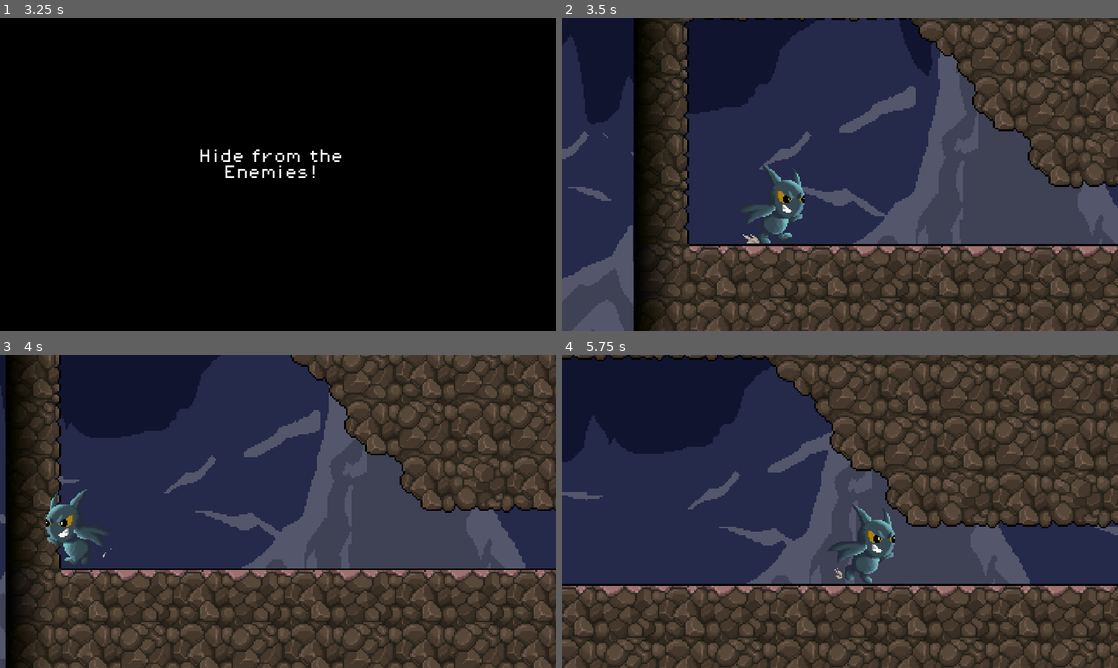
Above: before the commit, frames 1-4 (two rows, left to right).
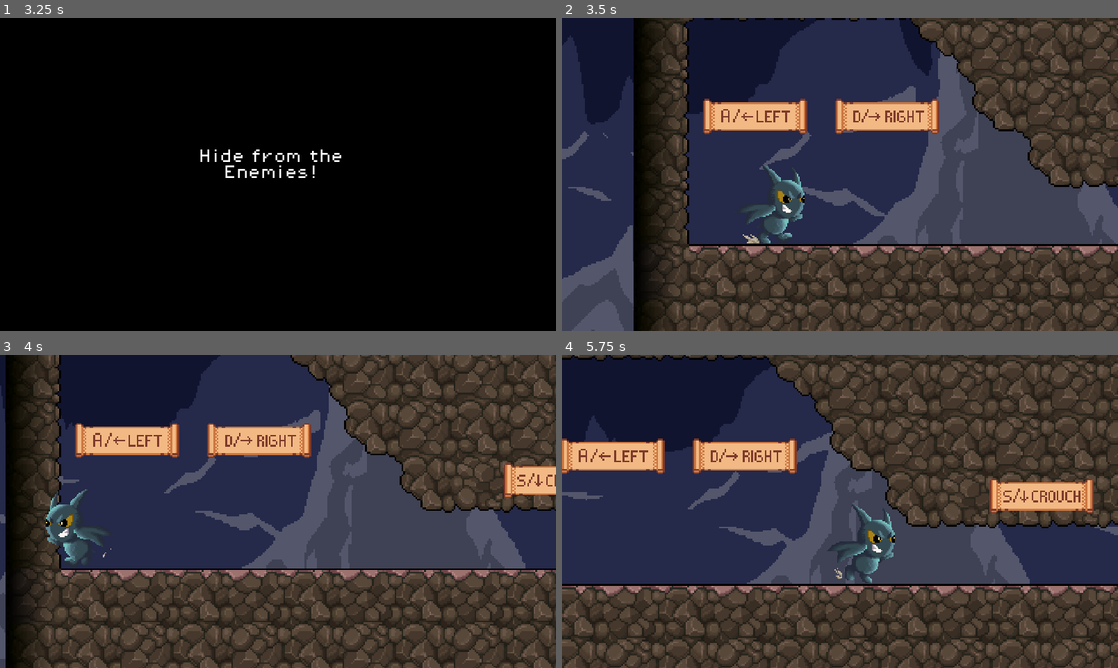
Above: after the commit, the same moments.

Repository: jordanlevy96/Bad-Bat
Game: Godot game, scene res://scenes/title.tscn
Same seed, same stepped clock (60 frames per second), same inputs: the game is played once before the commit and once after it.
Inputs:
- Up to frame 1 (3.25 s): click "Start" at 0.5 s; click "Tutorial" at 1.25 s; tap Enter (start) at 2, 2.75, 2.85 s; hold D (right) from 2.03 s (still down); tap S (crouch) at 2.1 s; tap Space (jump) at 2.27, 3.02 s
- Up to frame 2 (3.5 s): keep holding D (right)
- Up to frame 3 (4 s): release D (right) at 3.53 s; hold A (left) from 3.53 s (still down); tap S (crouch) at 3.6 s
- Up to frame 4 (5.75 s): release A (left) at 4.28 s; hold D (right) from 4.28 s (still down); tap Enter (start) at 4.35 s; tap Space (jump) at 4.52, 5.27 s; tap S (crouch) at 5.1 s

Frame 1 is identical in both runs. In frame 2, 3.5% of the frame differs, in the area x 25-68%, y 25-38%; in frame 3, 4.4%; in frame 4, 5.3%, in the area x 0-96%, y 26-51%.

Commit message:
fix references to ui elements

Diff:
--- a/scenes/levels/tutorial.tscn
+++ b/scenes/levels/tutorial.tscn
@@ -1,20 +1,20 @@
 [gd_scene load_steps=21 format=3 uid="uid://b4jtn0xpepcwl"]
 
-[ext_resource type="Texture2D" uid="uid://dd14j7isrec2j" path="res://assets/sprites/world/Cave.png" id="2_eiqnn"]
-[ext_resource type="Texture2D" uid="uid://bd6x5wea4mted" path="res://assets/sprites/world/ParallaxCave4.png" id="3_2xjku"]
-[ext_resource type="Texture2D" uid="uid://bui6jr1jt0gb2" path="res://assets/sprites/world/ParallaxCave3.png" id="4_8gxl3"]
-[ext_resource type="Texture2D" uid="uid://bc8wdq34mq4ky" path="res://assets/sprites/world/ParallaxCave2.png" id="5_ubhjv"]
-[ext_resource type="Texture2D" uid="uid://ivmxnd4rt27q" path="res://assets/sprites/world/ParallaxCave1.png" id="6_7twej"]
+[ext_resource type="Texture2D" uid="uid://ba36cxbr0ji3u" path="res://assets/sprites/world/Cave.png" id="2_eiqnn"]
+[ext_resource type="Texture2D" uid="uid://djhbnpjt7prvw" path="res://assets/sprites/world/ParallaxCave4.png" id="3_2xjku"]
+[ext_resource type="Texture2D" uid="uid://bajyuufi3a0mx" path="res://assets/sprites/world/ParallaxCave3.png" id="4_8gxl3"]
+[ext_resource type="Texture2D" uid="uid://cpd7wx1r2lsub" path="res://assets/sprites/world/ParallaxCave2.png" id="5_ubhjv"]
+[ext_resource type="Texture2D" uid="uid://o70f0dsv1bcd" path="res://assets/sprites/world/ParallaxCave1.png" id="6_7twej"]
 [ext_resource type="PackedScene" uid="uid://c27pi5gnak42v" path="res://scenes/player.tscn" id="7_tvd6w"]
 [ext_resource type="PackedScene" uid="uid://d05a8jpdpfe0" path="res://scenes/platform_01.tscn" id="8_3ykvn"]
 [ext_resource type="PackedScene" uid="uid://b4ilb3crh634j" path="res://scenes/stealthrock_01.tscn" id="9_10u1y"]
 [ext_resource type="PackedScene" uid="uid://brq2cqxpoewop" path="res://scenes/killzone.tscn" id="10_drl4s"]
 [ext_resource type="PackedScene" uid="uid://d1mbuvi86dkic" path="res://scenes/snake_02.tscn" id="11_x60tx"]
-[ext_resource type="Texture2D" uid="uid://teuex342f4ow" path="res://assets/UI/A  Left.png" id="12_3yw1m"]
-[ext_resource type="Texture2D" uid="uid://sfckjjmp7dmh" path="res://assets/UI/D  Right.png" id="13_sq8j2"]
-[ext_resource type="FontFile" uid="uid://ddaeyn3cstf37" path="res://assets/fonts/PixelOperator8.ttf" id="14_fur85"]
-[ext_resource type="Texture2D" uid="uid://bqyh75ujkmy12" path="res://assets/UI/S Down Crouch.png" id="15_uj3qw"]
-[ext_resource type="Texture2D" uid="uid://cuknnkcae8if0" path="res://assets/UI/W Space ^ Jump.png" id="16_vkgul"]
+[ext_resource type="Texture2D" uid="uid://gkpomc0xfi3n" path="res://assets/UI/Left.png" id="12_3yw1m"]
+[ext_resource type="Texture2D" uid="uid://c3s0sx400s2cr" path="res://assets/UI/Right.png" id="13_sq8j2"]
+[ext_resource type="FontFile" uid="uid://s6xyo778ipcx" path="res://assets/fonts/PixelOperator8.ttf" id="14_fur85"]
+[ext_resource type="Texture2D" uid="uid://cwji4m0omq20s" path="res://assets/UI/DownCrouch.png" id="15_uj3qw"]
+[ext_resource type="Texture2D" uid="uid://c4b2u5h1r3dwb" path="res://assets/UI/Jump.png" id="16_vkgul"]
 
 [sub_resource type="GDScript" id="GDScript_erp8m"]
 
Not shown, changed: .gitignore
